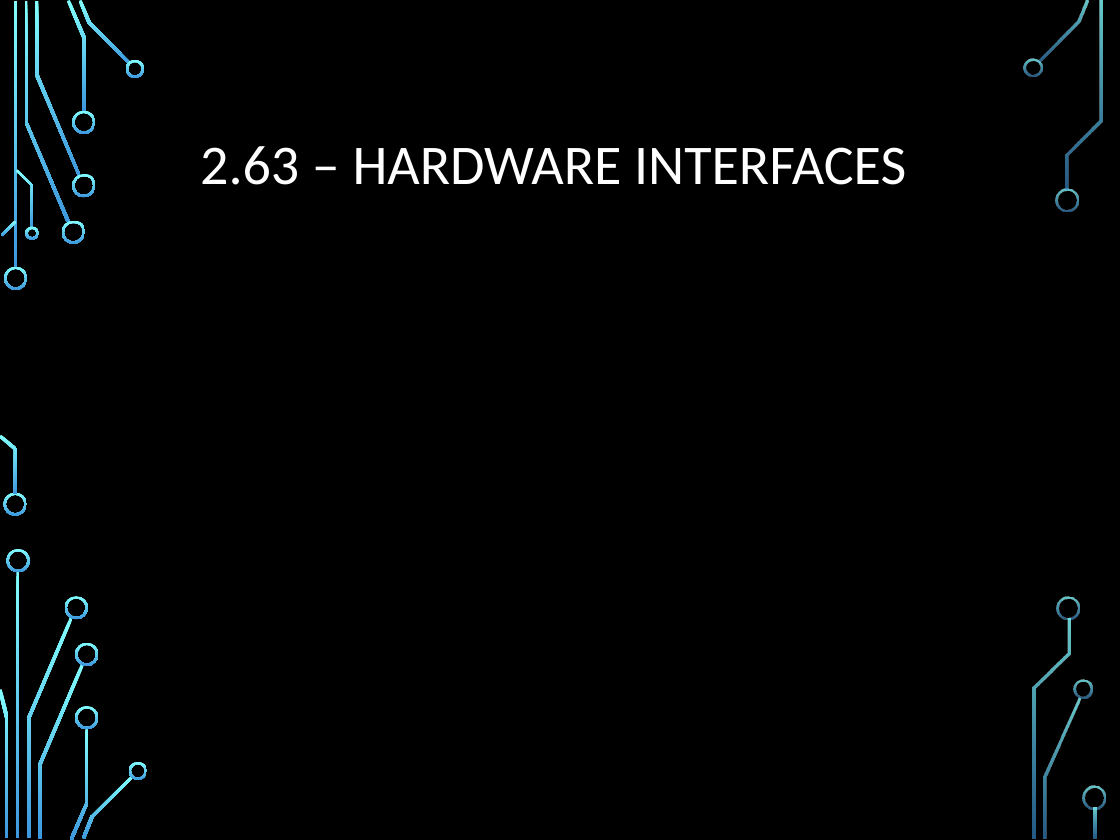
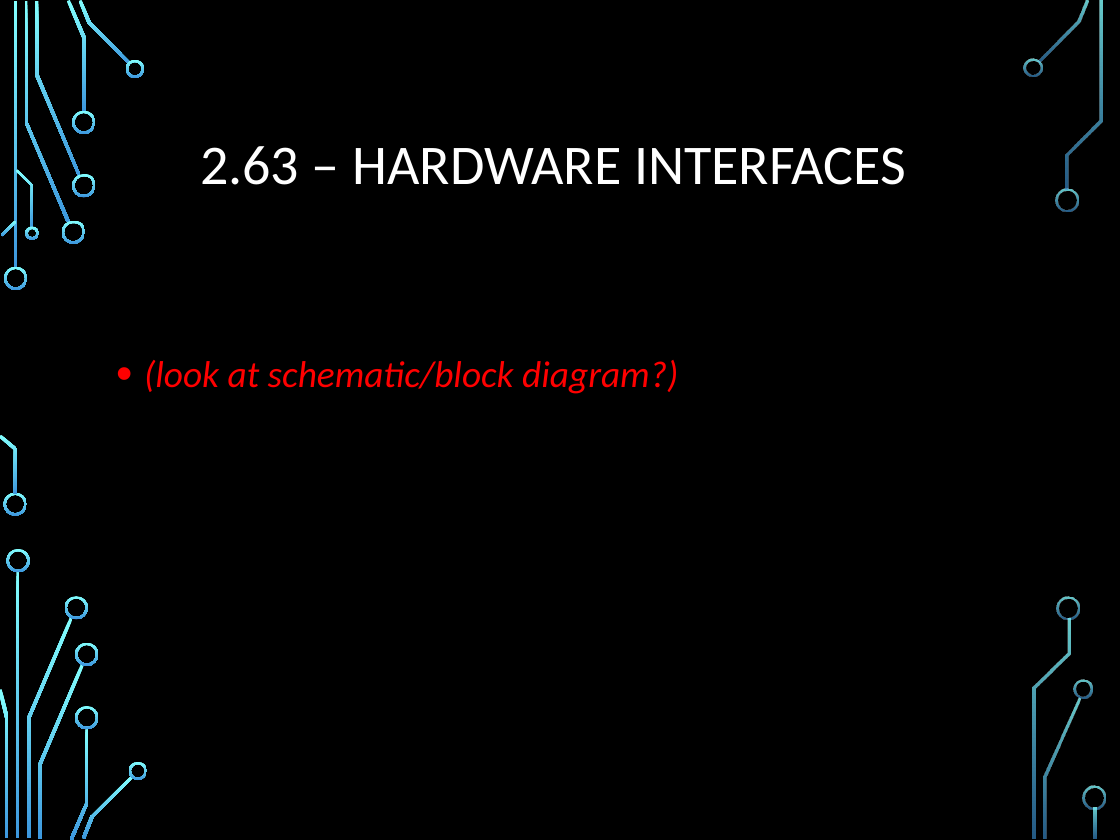
Before and after one commit to ZSchneiderman/SDR-Senior-Design, a slide deck: slide 15 of docs/Team 1.12 SDR Radio IDR.pptx (slide 17 before the commit). Drawn at 1120x840 pixels with LibreOffice and Linux fonts; fonts in the diff are those of the drawing; background and template pictures are left out. Boxes give left, top, right and bottom in pixels: in the first picture for what was removed or moved away, otherwise in the second. Text is boxed around its words. In the diff, an @@ line names an element or a change of style, - is before the commit and + after.

```diff
--- a/docs/Team 1.12 SDR Radio IDR.pptx
+++ b/docs/Team 1.12 SDR Radio IDR.pptx
@@ text added at (144, 360, 678, 394), 24 pt, text #FF0000, italic @@
+• (look at schematic/block diagram?)
```
Also in this commit, not shown: 11 other slides changed, 4 slides added, 6 slides removed.
